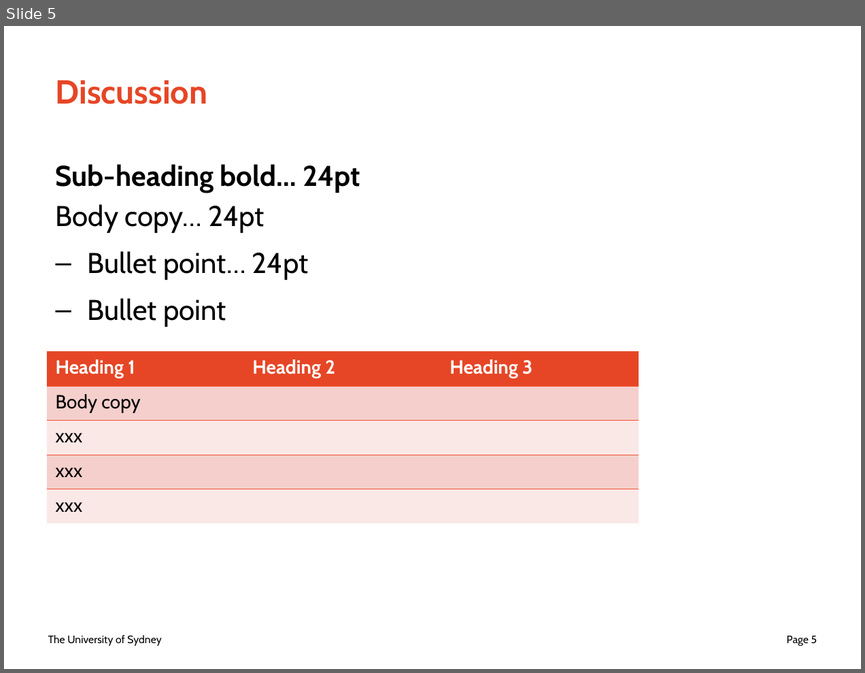
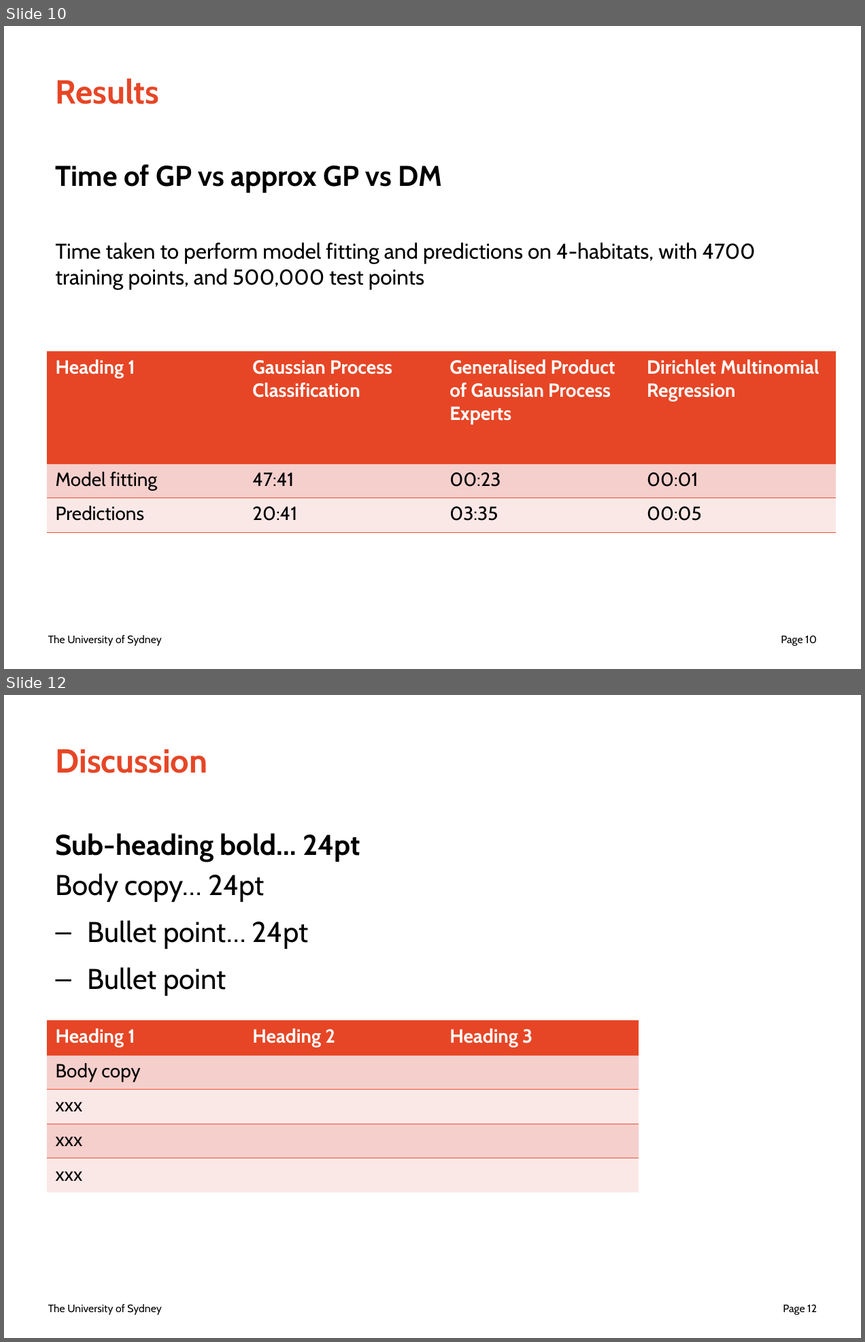
Before and after one commit to juicetin/honours, a slide deck: prez/honours_prez.odp. Shown one above the other, each under a label of ours: slide 5 before the commit, slides 10 and 12 after it; the slides between them are not shown. The pictures are 865x673 and 865x1342 pixels, drawn with LibreOffice and Linux fonts; fonts in the diff are those of the drawing. Boxes give left, top, right and bottom in pixels: in the first picture for what was removed or moved away, otherwise in the second. Text is boxed around its words. In the diff, an @@ line names an element or a change of style, - is before the commit and + after.

```diff
--- a/prez/honours_prez.odp
+++ b/prez/honours_prez.odp
@@ slide 10 added at [4, 26, 861, 669], background #FFFFFF; not listed: 2 template elements that a slide beside it also shows @@
@@ title added at [56, 78, 160, 104], 28 pt, text #E64626, bold @@
+Results
@@ text added at [56, 164, 755, 289], 18 pt, text #000000 @@
+Time of GP vs approx GP vs DM
+Time taken to perform model fitting and predictions on 4-habitats, with 4700 training points, and 500,000 test points
@@ table added at [47, 352, 835, 523], 3 rows, 4 columns @@
+Heading 1 | Gaussian Process Classification | Generalised Product of Gaussian Process Experts | Dirichlet Multinomial Regression
+Model fitting | 47:41 | 00:23 | 00:01
+Predictions | 20:41 | 03:35 | 00:05
@@ what was slide 5 is now slide 12 @@
@@ page number at [783, 1304, 817, 1314]: text changed @@
-Page 5
+Page 12
```
Also in this commit, not shown: 2 slides changed, 8 other slides added, 2 slides removed.
